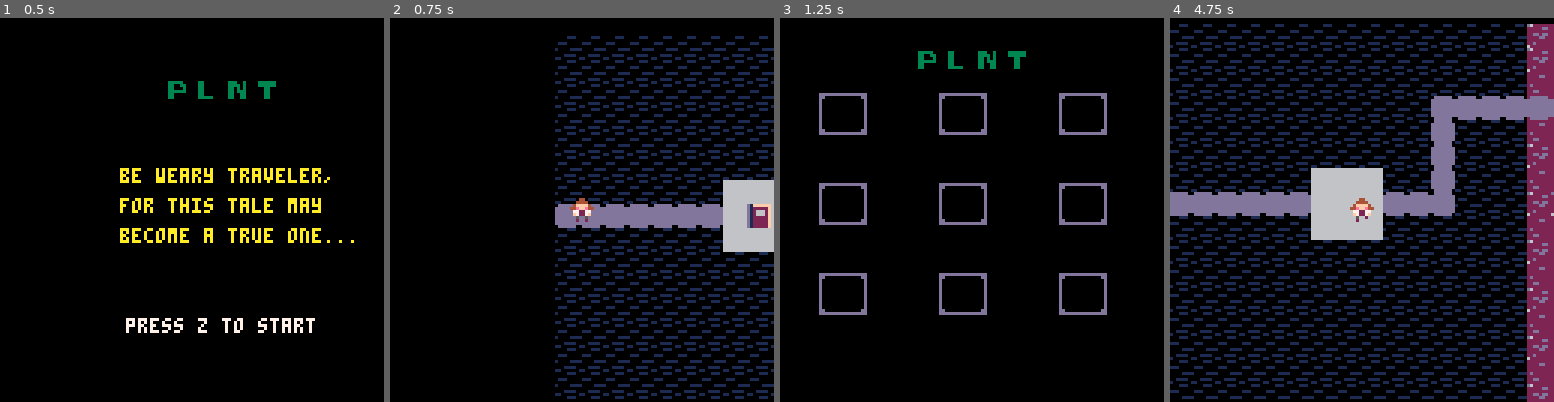
Above: before the commit, frames 1-4 (left to right).
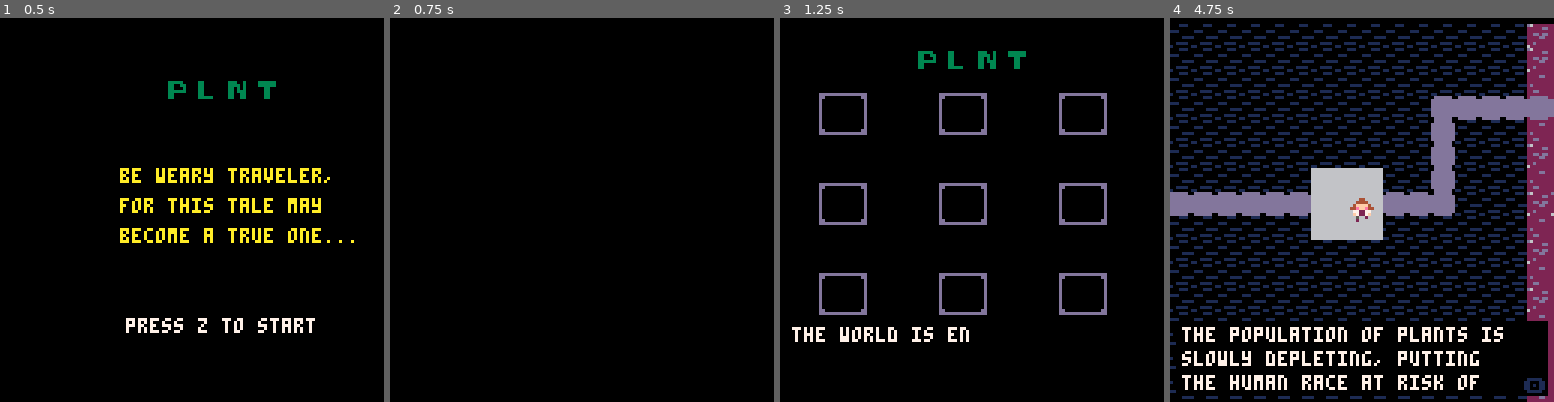
Above: after the commit, the same moments.

Repository: chelhuff/plnt
Game: PICO-8 cartridge plnt.p8
The game is run twice, just before and just after one commit, with the same random seed, the same clock (stepped at 60 frames per second) and the same inputs.
Inputs:
- Up to frame 1 (0.5 s): tap X (X key) at 0.33 s
- Up to frame 2 (0.75 s): tap O (Z key) at 0.7 s
- Up to frame 3 (1.25 s): tap X (X key) at 1.07 s
- Up to frame 4 (4.75 s): hold Right 1.6-2.1 s; tap O (Z key) every 0.4 s from 1.7 to 4.5 s; tap X (X key) at 1.85, 2.97, 4.08 s; hold Up 2.15-2.42 s; hold Right 2.47-3.03 s; hold Left 3.08-3.58 s; hold Down 3.63-3.97 s; hold Right 4.02-4.68 s; hold Up from 4.73 s (still down)

Frame 1 is identical in both runs. In frame 2, 17% of the frame differs, in the area x 42-100%, y 4-100%; in frame 3, 0.7%; in frame 4, 8.5%.

Commit message:
added dialogue library back in

Diff:
--- a/plnt.p8
+++ b/plnt.p8
@@ -8,6 +8,143 @@
     show_menu()
     music(0, 0, 0)
 end
+
+-------------------------------------------
+--dialogue library
+-------------------------------------------
+
+--number of dialogue lines
+ function dtb_init(numlines)
+    dtb_queu={}
+    dtb_queuf={}
+    dtb_numlines=3
+    if numlines then
+        dtb_numlines=numlines
+    end
+    _dtb_clean()
+end
+
+--display text
+function dtb_disp(txt,callback)
+    local lines={}
+    local currline=""
+    local curword=""
+    local curchar=""
+    local upt=function()
+        if #curword+#currline>29 then
+            add(lines,currline)
+            currline=""
+        end
+        currline=currline..curword
+        curword=""
+     end
+     for i=1,#txt do
+        curchar=sub(txt,i,i)
+        curword=curword..curchar
+        if curchar==" " then
+            upt()
+        elseif #curword>28 then
+            curword=curword.."-"
+            upt()
+        end
+    end
+    upt()
+    if currline~="" then
+        add(lines,currline)
+    end
+    add(dtb_queu,lines)
+    if callback==nil then
+        callback=0
+    end
+    add(dtb_queuf,callback)
+end
+
+ -- functions with an underscore prefix are ment for internal use, don't worry about them.
+function _dtb_clean()
+    dtb_dislines={}
+    for i=1,dtb_numlines do
+        add(dtb_dislines,"")
+    end
+    dtb_curline=0
+    dtb_ltime=0
+end
+
+function _dtb_nextline()
+    dtb_curline+=1
+    for i=1,#dtb_dislines-1 do
+        dtb_dislines[i]=dtb_dislines[i+1]
+    end
+    dtb_dislines[#dtb_dislines]=""
+end
+
+ function _dtb_nexttext()
+    if dtb_queuf[1]~=0 then
+        dtb_queuf[1]()
+    end
+    del(dtb_queuf,dtb_queuf[1])
+    del(dtb_queu,dtb_queu[1])
+    _dtb_clean()
+ end
+
+ -- make sure that this function is called each update.
+function dtb_update()
+    if #dtb_queu>0 then
+        if dtb_curline==0 then
+            dtb_curline=1
+        end
+        local dislineslength=#dtb_dislines
+        local curlines=dtb_queu[1]
+        local curlinelength=#dtb_dislines[dislineslength]
+        local complete=curlinelength>=#curlines[dtb_curline]
+        if complete and dtb_curline>=#curlines then
+            if btnp(4) then
+                _dtb_nexttext()
+                return
+            end
+        elseif dtb_curline>0 then
+            dtb_ltime-=1
+            if not complete then
+                if dtb_ltime<=0 then
+                    local curchari=curlinelength+1
+                    local curchar=sub(curlines[dtb_curline],curchari,curchari)
+                    dtb_ltime=1
+                    if curchar~=" " then
+                    end
+                    if curchar=="." then
+                        dtb_ltime=6
+                    end
+                     dtb_dislines[dislineslength]=dtb_dislines[dislineslength]..curchar
+                end
+                if btnp(4) then
+                    dtb_dislines[dislineslength]=curlines[dtb_curline]
+                end
+            else
+                if btnp(4) then
+                    _dtb_nextline()
+                end
+            end
+        end
+    end
+end
+
+ -- make sure to call this function everytime you draw.
+function dtb_draw()
+    if #dtb_queu>0 then
+        local dislineslength=#dtb_dislines
+        local offset=0
+        if dtb_curline<dislineslength then
+            offset=dislineslength-dtb_curline
+        end
+        rectfill(2,125-dislineslength*8,125,125,0)
+        if dtb_curline>0 and #dtb_dislines[#dtb_dislines]==#dtb_queu[1][dtb_curline] then
+            print("\x8e",118,120,1)
+        end
+        for i=1,dislineslength do
+            print(dtb_dislines[i],4,i*8+119-(dislineslength+offset)*8,7)
+        end
+    end
+end
+
 
 -------------------------------------------
 --player object
@@ -183,7 +320,7 @@
 --if z pressed, transition to game
 function menu_update()
     if btn(4) then
-        show_game()
+        show_dialogue()
     end
 end
 
@@ -206,7 +343,34 @@
     print("press z to start", 42, 100, 7)
 end
 
-
+-------------------------------------------
+--dialogue
+-------------------------------------------
+
+--dialogue function
+function show_dialogue()
+    game.upd = dialogue_update
+    game.drw = dialogue_draw
+end
+
+--if z pressed, transition to dialogue
+function dialogue_update()
+    if btn(4) then
+        show_game()
+    end
+end
+
+    dtb_init()
+
+--dialogue
+function dialogue_draw()
+    cls()
+
+    dtb_disp("the world is ending due to climate change.")
+    dtb_disp("the population of plants is slowly depleting, putting the human race at risk of extinction.")
+    dtb_disp("you've been hired by the last Green Foundation left, to go out into the dangerous world, full of monsters and terror and collect these plants and bring them back to safety.")
+    dtb_disp("your mission is to collect one of each of the plants from each region to preserve, so that the plant population can be rejuvenated again and we can move one step closer to a livable earth again.")
+end
 
 -------------------------------------------
 --inventory
@@ -540,11 +704,13 @@
 --update function
 function _update()
   game.upd()
+  dtb_update()
 end
 
 --draw function
 function _draw()
   game.drw()
+  dtb_draw()
 end
 
 
